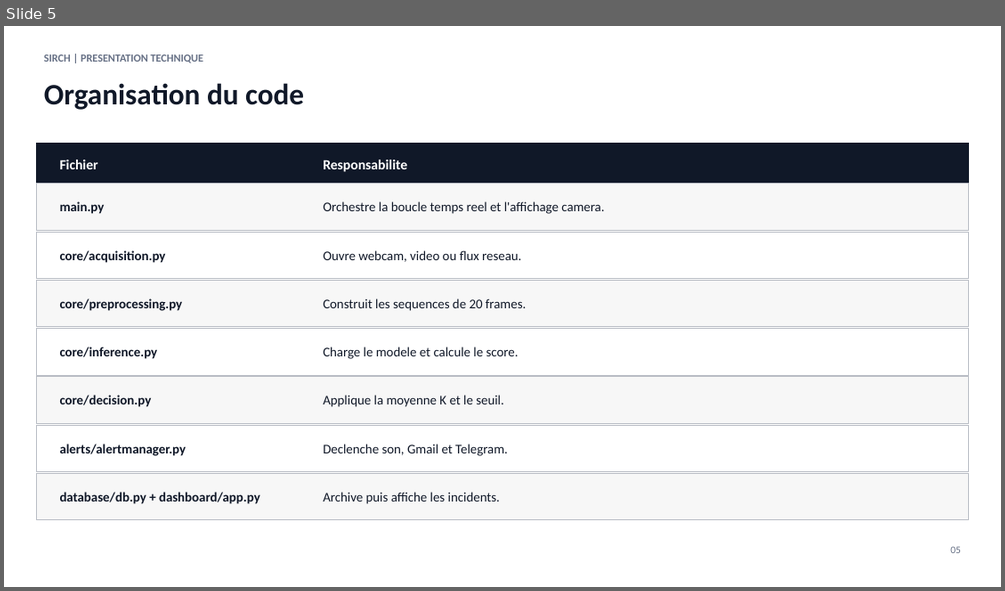
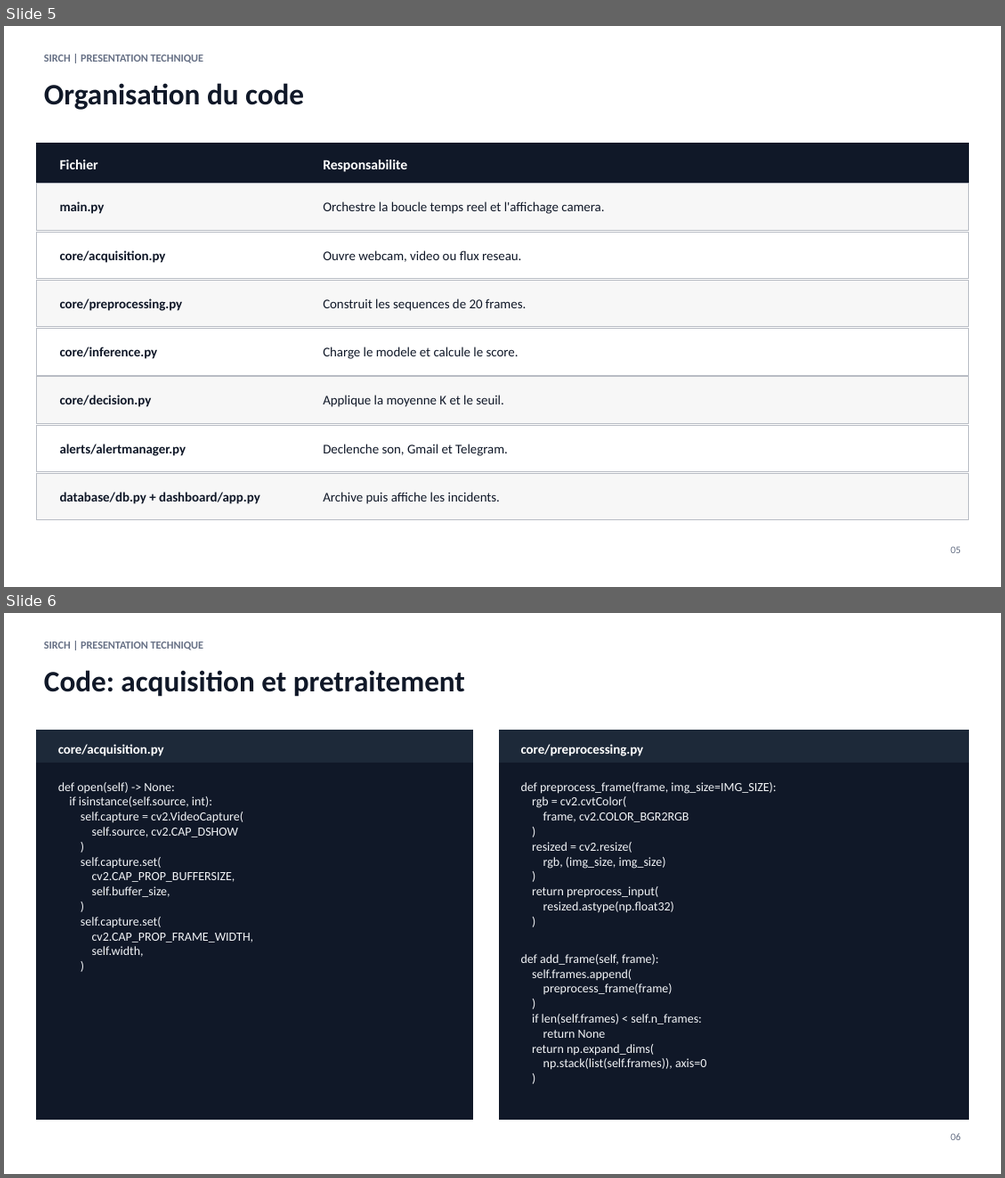
Before and after one commit to Ertual/SIRCH-, a slide deck: docs/presentation_technique_SIRCH.pptx. Shown one above the other, each under a label of ours: slide 5 before the commit, slides 5 and 6 after it. The pictures are 1005x591 and 1005x1178 pixels, drawn with LibreOffice and Linux fonts; fonts in the diff are those of the drawing. Boxes give left, top, right and bottom in pixels: in the first picture for what was removed or moved away, otherwise in the second. Text is boxed around its words. In the diff, an @@ line names an element or a change of style, - is before the commit and + after.

Commit message:
SIRCH - ajouter les apercus de code a la presentation

```diff
--- a/docs/presentation_technique_SIRCH.pptx
+++ b/docs/presentation_technique_SIRCH.pptx
@@ slide 6 added at (x1=4, y1=613, x2=1001, y2=1174), background #FFFFFF @@
@@ text added at (x1=44, y1=641, x2=203, y2=650), 10.5 pt, text #667085, bold @@
+SIRCH | PRESENTATION TECHNIQUE
@@ text added at (x1=44, y1=670, x2=465, y2=697), 28.5 pt, text #101828, bold @@
+Code: acquisition et pretraitement
@@ rectangle added at (x1=37, y1=730, x2=473, y2=1119), fill #101828, outline #101828 0 pt @@
@@ rectangle added at (x1=37, y1=730, x2=473, y2=763), fill #1D2939, outline #1D2939 0 pt @@
@@ text added at (x1=58, y1=744, x2=164, y2=756), 12.8 pt, text #FFFFFF, bold @@
+core/acquisition.py
@@ rectangle added at (x1=499, y1=730, x2=968, y2=1119), fill #101828, outline #101828 0 pt @@
@@ rectangle added at (x1=499, y1=730, x2=968, y2=763), fill #1D2939, outline #1D2939 0 pt @@
@@ text added at (x1=521, y1=744, x2=644, y2=756), 12.8 pt, text #FFFFFF, bold @@
+core/preprocessing.py
@@ text added at (x1=58, y1=782, x2=254, y2=957), 12 pt, text #F2F4F7 @@
+def open(self) -> None:
+if isinstance(self.source, int):
+self.capture = cv2.VideoCapture(
+self.source, cv2.CAP_DSHOW
+)
+self.capture.set(
+cv2.CAP_PROP_BUFFERSIZE,
+self.buffer_size,
+)
+self.capture.set(
+cv2.CAP_PROP_FRAME_WIDTH,
+self.width,
+)
@@ text added at (x1=521, y1=782, x2=776, y2=1070), 12 pt, text #F2F4F7 @@
+def preprocess_frame(frame, img_size=IMG_SIZE):
+rgb = cv2.cvtColor(
+frame, cv2.COLOR_BGR2RGB
+)
+resized = cv2.resize(
+rgb, (img_size, img_size)
+)
+return preprocess_input(
+resized.astype(np.float32)
+)
+def add_frame(self, frame):
+self.frames.append(
+preprocess_frame(frame)
+)
+if len(self.frames) < self.n_frames:
+return None
+return np.expand_dims(
+np.stack(list(self.frames)), axis=0
+)
@@ text added at (x1=950, y1=1133, x2=961, y2=1140), 9.8 pt, text #667085 @@
+06
```
Also in this commit, not shown: 6 slides changed, 5 other slides added, 4 other files.
